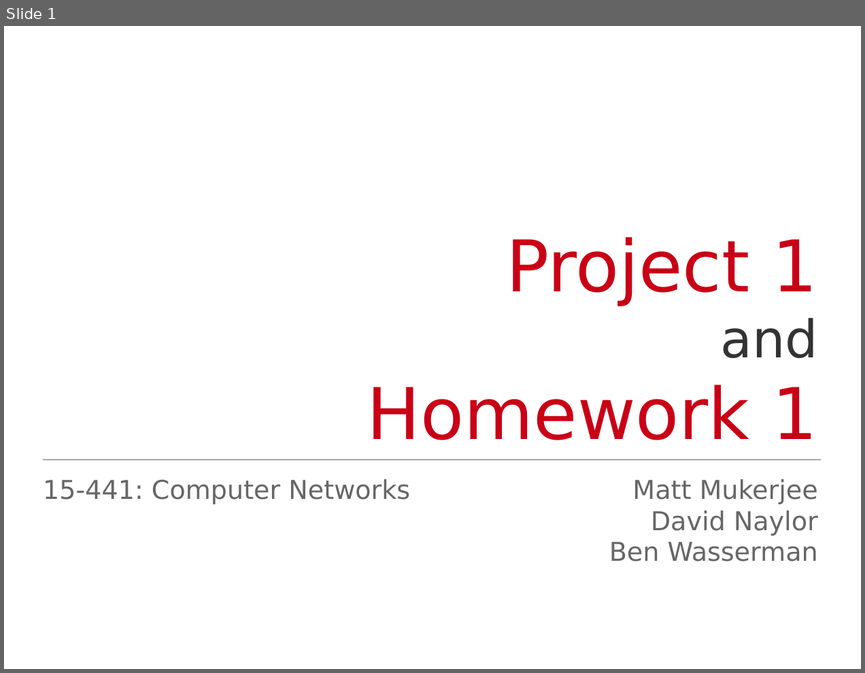
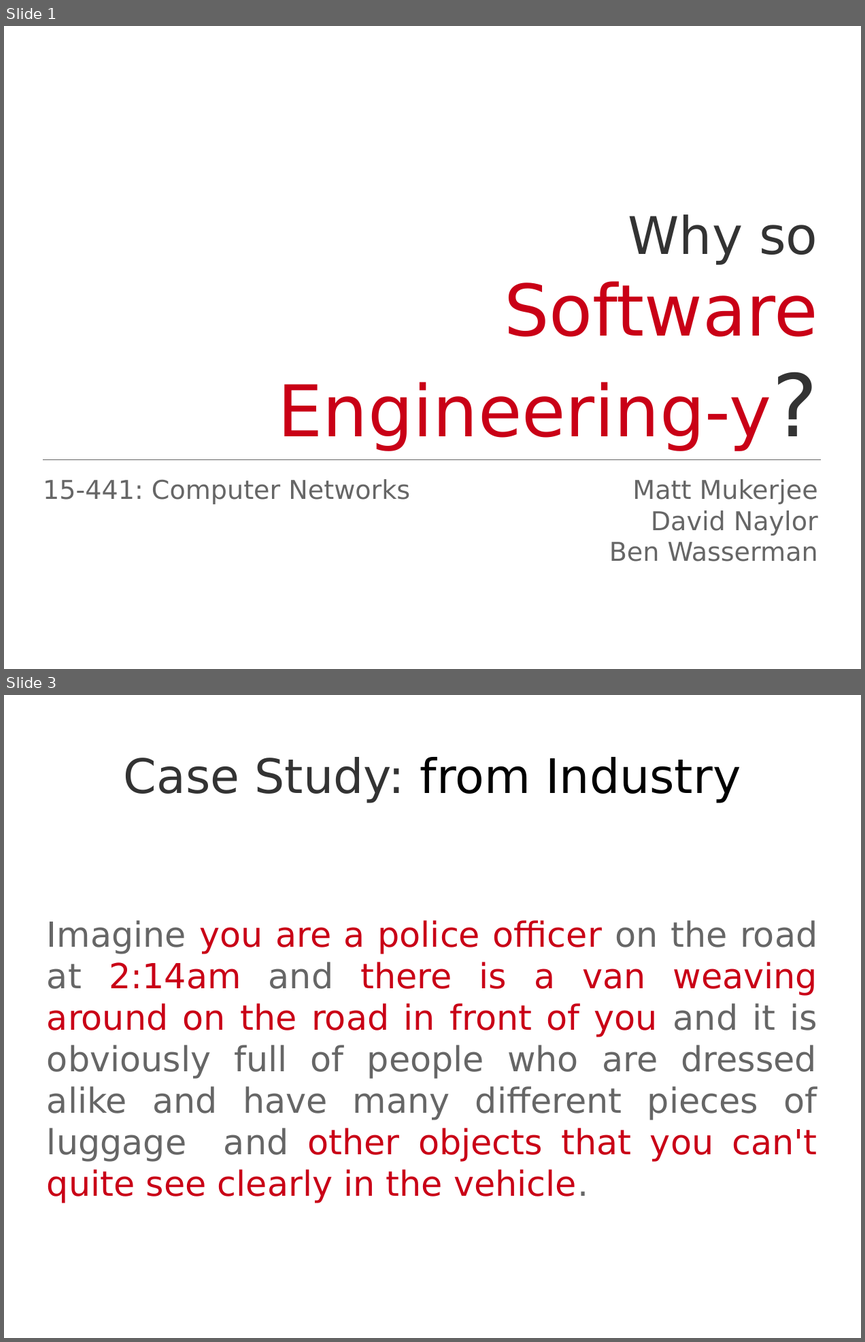
Before and after one commit to Jarvishappy/15-441-Recitation-Sessions, a slide deck: recitation3/src/recitation3.odp. Shown one above the other, each under a label of ours: slide 1 before the commit, slides 1 and 3 after it; the slides between them are not shown. The pictures are 865x673 and 865x1342 pixels, drawn with LibreOffice and Linux fonts; fonts in the diff are those of the drawing. Boxes give left, top, right and bottom in pixels: in the first picture for what was removed or moved away, otherwise in the second. Text is boxed around its words. In the diff, an @@ line names an element or a change of style, - is before the commit and + after.

```diff
--- a/recitation3/src/recitation3.odp
+++ b/recitation3/src/recitation3.odp
@@ slide 3 added at (x1=4, y1=695, x2=861, y2=1338), background #FFFFFF @@
@@ title added at (x1=124, y1=757, x2=740, y2=803), 44 pt, text #000000 @@
+Case Study: from Industry
@@ subtitle added at (x1=47, y1=920, x2=817, y2=1203), 32 pt, text #C90016 @@
+Imagine you are a police officer on the road at 2:14am and there is a van weaving around on the road in front of you and it is obviously full of people who are dressed alike and have many different pieces of luggage and other objects that you can't quite see clearly in the vehicle.
@@ slide 1 changed as well @@
@@ subtitle at (x1=278, y1=214, x2=817, y2=450): text changed @@
-Project 1
-and
-Homework 1
+Why so
+Software Engineering-y?
```
Also in this commit, not shown: 37 other slides added, 28 slides removed, 11 other files.
